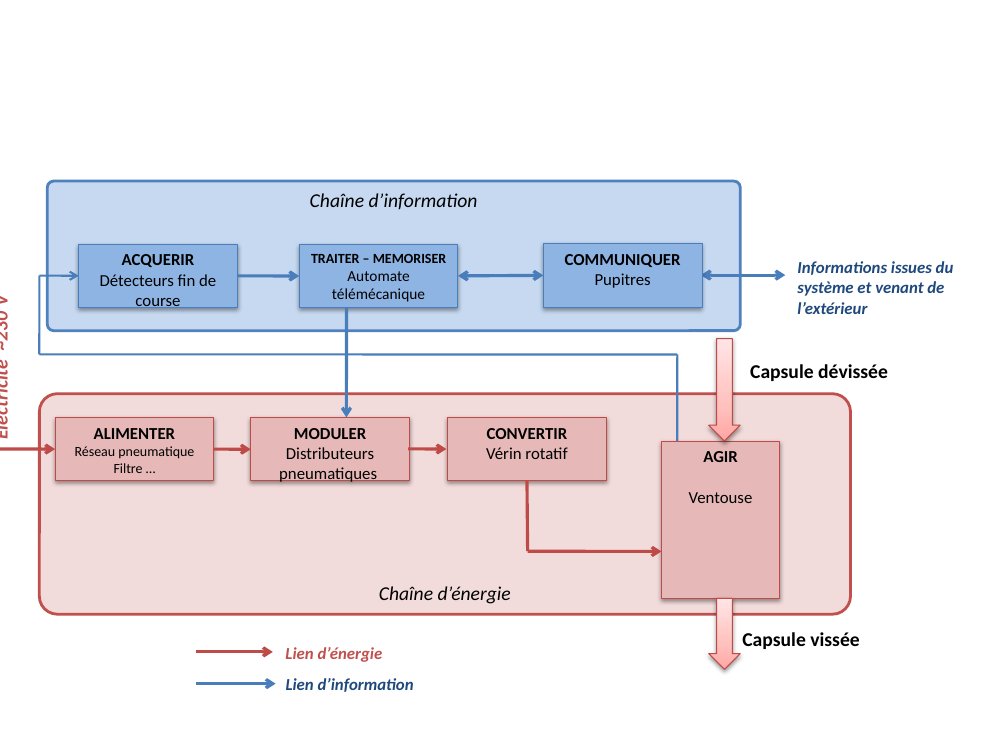
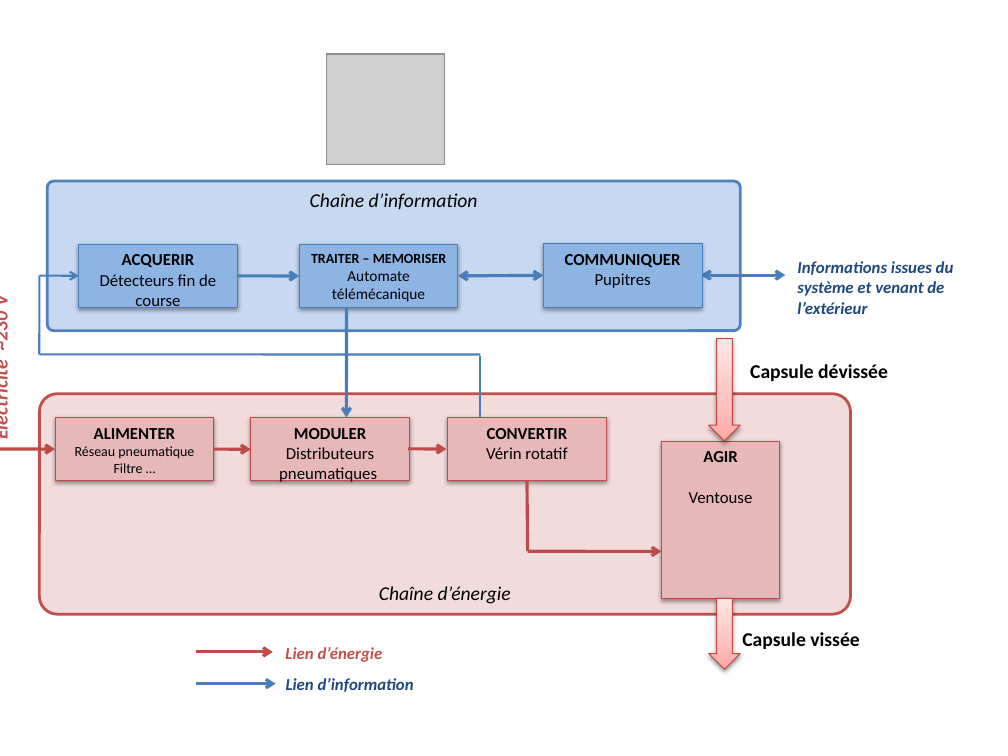
Before and after one commit to xpessoles/TP_Documents, a slide deck: slide 1 of Capsuleuse/ChaineFonctionnelleCapsuleuse.pptx. Drawn at 1008x756 pixels with LibreOffice and Linux fonts; fonts in the diff are those of the drawing; grey boxes stand for pictures. Boxes give left, top, right and bottom in pixels: in the first picture for what was removed or moved away, otherwise in the second. Text is boxed around its words. In the diff, an @@ line names an element or a change of style, - is before the commit and + after.

```diff
--- a/Capsuleuse/ChaineFonctionnelleCapsuleuse.pptx
+++ b/Capsuleuse/ChaineFonctionnelleCapsuleuse.pptx
@@ picture added at [327,54,445,165] @@
@@ line moved from (677, 355) - (39, 355) to (480, 355) - (39, 355) @@
@@ line moved from (677, 442) - (677, 355) to (480, 417) - (480, 356) @@
```
Also in this commit, not shown: 1 slide added.
